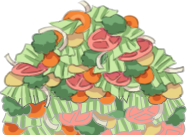
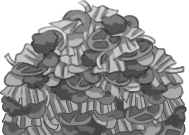
Comparing the layer stacks of the two (189, 135) images. Changes:
showed "레이어 11 사본", painted on it over [0, 0, 187, 135]
showed "레이어 11", painted on it over [0, 14, 187, 135]
added layer "레이어 12" in group "그룹 1" over [0, 0, 187, 135]
painted on "レイヤー 7" over [1, 92, 187, 135]
painted on "레이어 6" over [10, 4, 186, 135]
painted on "레이어 1" over [5, 0, 186, 135]
painted on "레이어 7" over [10, 4, 178, 97]
painted on "레이어 2" over [0, 5, 184, 97]
painted on "레이어 8" over [25, 15, 166, 97]
painted on "레이어 3" over [21, 13, 168, 97]
painted on "레이어 9" over [22, 13, 162, 102]
painted on "레이어 4" over [40, 10, 168, 106]
painted on "레이어 10" over [7, 29, 184, 97]
painted on "레이어 5" over [3, 25, 184, 97]
moved "レイヤー 8" into group "그룹 2", painted on it over [2, 91, 185, 135]
moved "レイヤー 9" into group "그룹 2", painted on it over [2, 93, 182, 135]
moved "レイヤー 10" into group "그룹 2", painted on it over [1, 92, 187, 135]
moved "レイヤー 11" into group "그룹 2", painted on it over [39, 92, 170, 132]
hid "背景" over [0, 0, 187, 135]
